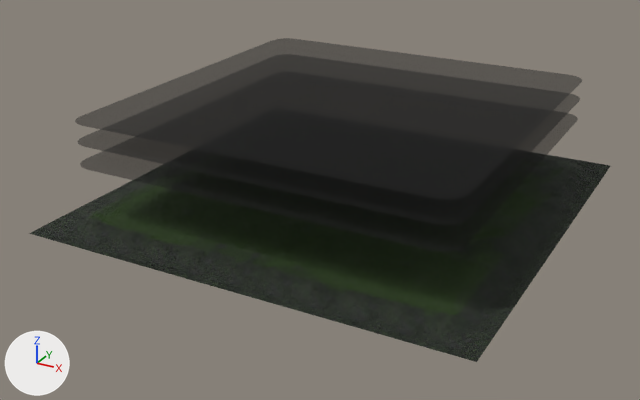
Before and after pictures for a commit that changed the glTF model models/Floor.glb.
Rendered twice from a 50 mm lens placed at (55.4, -108.6, 52.8), pointed at (-1.9, -4.5, 0.8). Every picture has the same lights, and +X, +Y and +Z are marked at lower left. Objects named as collision shapes, trigger or cutter boxes, shadow casters or lower levels of detail are left out. Where no turn or scale is listed for an object, it has been applied to the vertices.

Names of what the first picture shows: 'Floor', 'Fog_Layer_Top_01', 'Fog_Layer_Top_02', 'Fog_Layer_Top_03'.
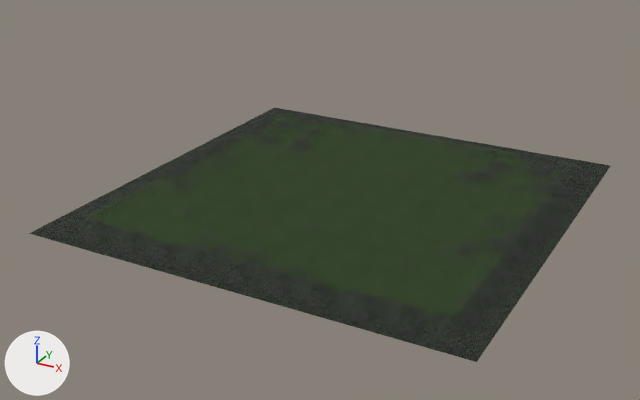
What changed in the scene script:
```text
Remove ob_fog_layer_top_03:
    ob_fog_layer_top_03 = bpy.data.objects.new('Fog_Layer_Top_03', me_cube_001)
    ob_fog_layer_top_03.location = (0.0, 0.0, 29.9)
Remove ob_fog_layer_top_02:
    ob_fog_layer_top_02 = bpy.data.objects.new('Fog_Layer_Top_02', me_cube_002)
    ob_fog_layer_top_02.location = (0.0, 0.0, 32.8)
Remove ob_fog_layer_top_01:
    ob_fog_layer_top_01 = bpy.data.objects.new('Fog_Layer_Top_01', me_cube_004)
    ob_fog_layer_top_01.location = (0.0, 0.0, 26.7)
```

Changed parts and their boxes (x1, y1, x2, y2) in the pictures (640 x 400 px):
'Fog_Layer_Top_02', deleted (black): before (75, 38, 582, 199)
'Fog_Layer_Top_01', deleted (black): before (80, 113, 578, 251)
'Fog_Layer_Top_03', deleted (black): before (78, 94, 580, 225)
